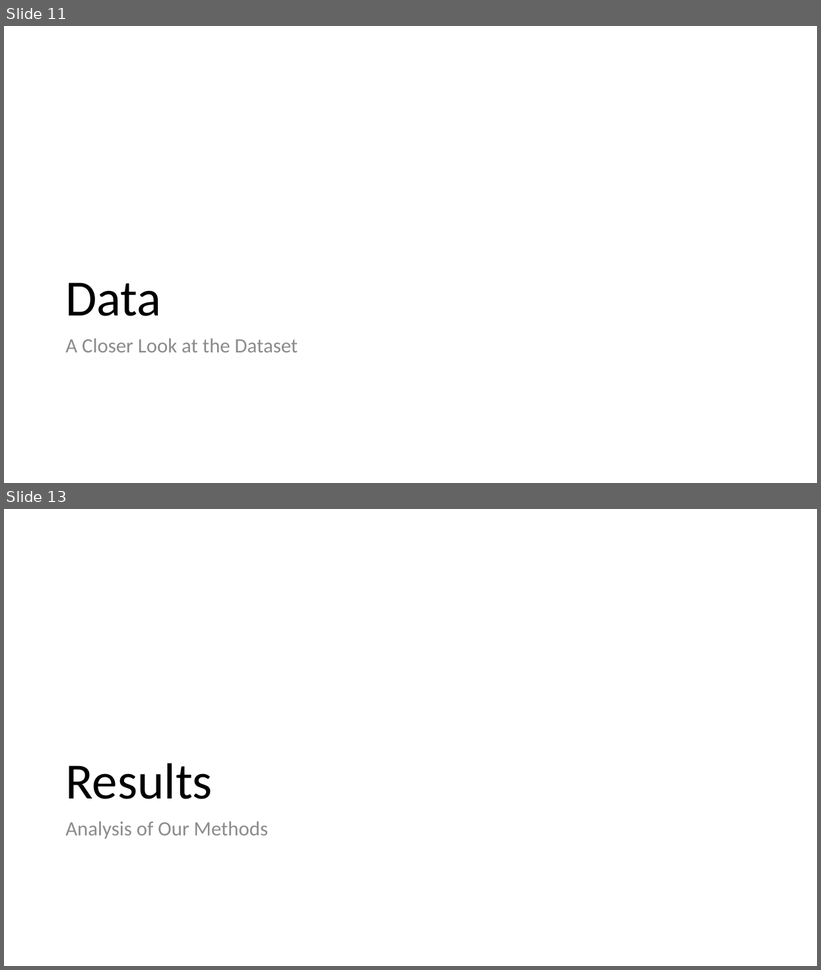
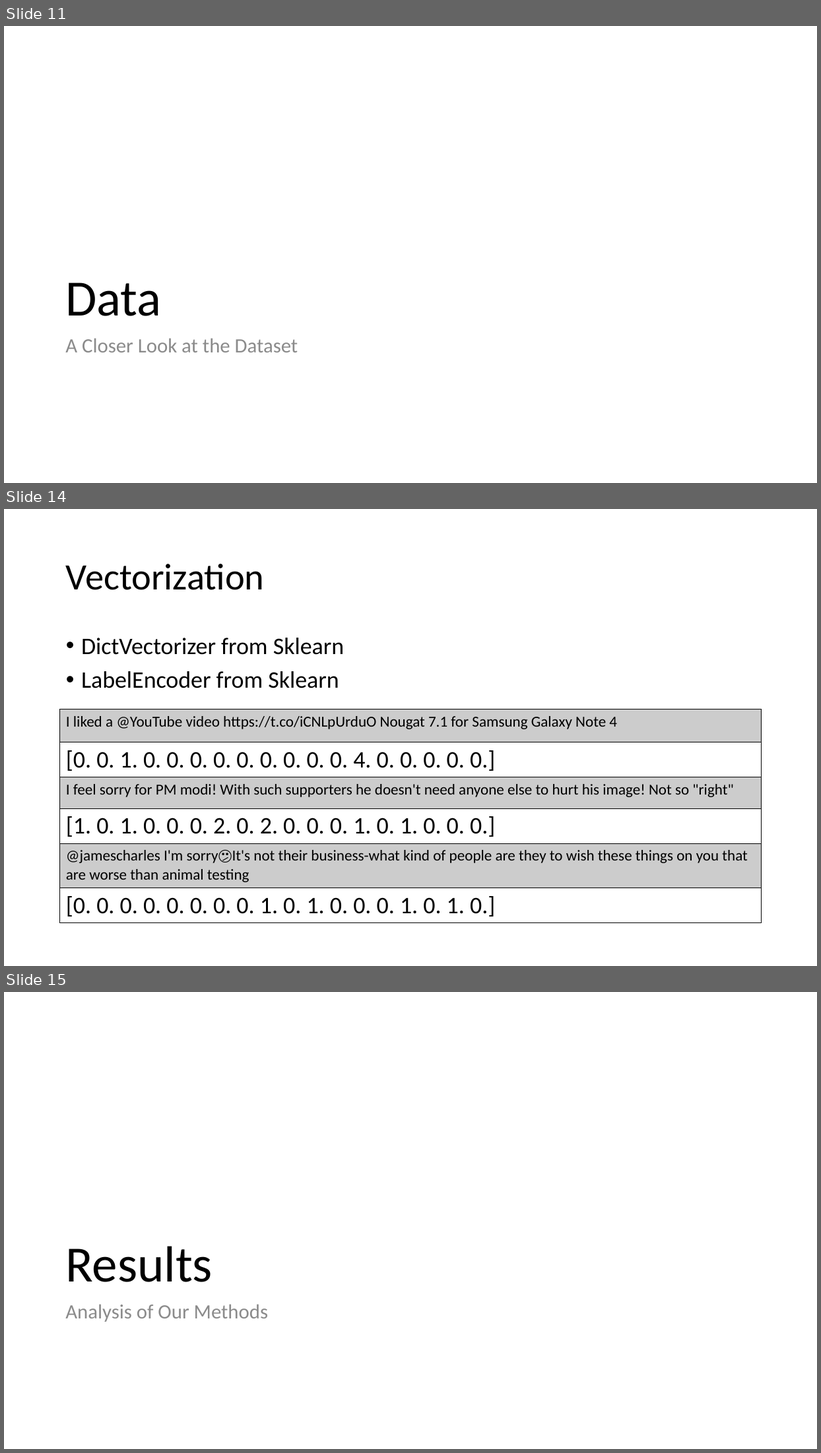
Before and after one commit to uabinf/nlp-group-project-2018-stephen-and-ramiz, a slide deck: presentation/Sentiment Analysis Using a Deep Neural Network.pptx. Shown one above the other, each under a label of ours: slides 11 and 13 before the commit, slides 11, 14 and 15 after it; the slides between them are not shown. The pictures are 821x970 and 821x1453 pixels, drawn with LibreOffice and Linux fonts; fonts in the diff are those of the drawing. Boxes give left, top, right and bottom in pixels: in the first picture for what was removed or moved away, otherwise in the second. Text is boxed around its words. In the diff, an @@ line names an element or a change of style, - is before the commit and + after.

Commit message:
completed the slides

```diff
--- a/presentation/Sentiment Analysis Using a Deep Neural Network.pptx
+++ b/presentation/Sentiment Analysis Using a Deep Neural Network.pptx
@@ slide 14 added at box(4, 509, 817, 966), background #FFFFFF @@
@@ title added at box(66, 564, 265, 590), 44 pt, text #000000 @@
+Vectorization
@@ text added at box(81, 638, 344, 689), 28 pt, text #000000 @@
+• DictVectorizer from Sklearn
+• LabelEncoder from Sklearn
@@ table added at box(60, 710, 762, 922), 6 rows, 1 columns @@
+I liked a @YouTube video https://t.co/iCNLpUrduO Nougat 7.1 for Samsung Galaxy Note 4
+[0. 0. 1. 0. 0. 0. 0. 0. 0. 0. 0. 0. 4. 0. 0. 0. 0. 0.]
+I feel sorry for PM modi! With such supporters he doesn't need anyone else to hurt his image! Not so "right"
+[1. 0. 1. 0. 0. 0. 2. 0. 2. 0. 0. 0. 1. 0. 1. 0. 0. 0.]
+@jamescharles I'm sorry😕It's not their business-what kind of people are they to wish these things on you that are worse than animal testing
+[0. 0. 0. 0. 0. 0. 0. 0. 1. 0. 1. 0. 0. 0. 1. 0. 1. 0.]
@@ what was slide 13 is now slide 15 @@
```
Also in this commit, not shown: 1 slide changed, 4 other slides added, 3 slides removed.
